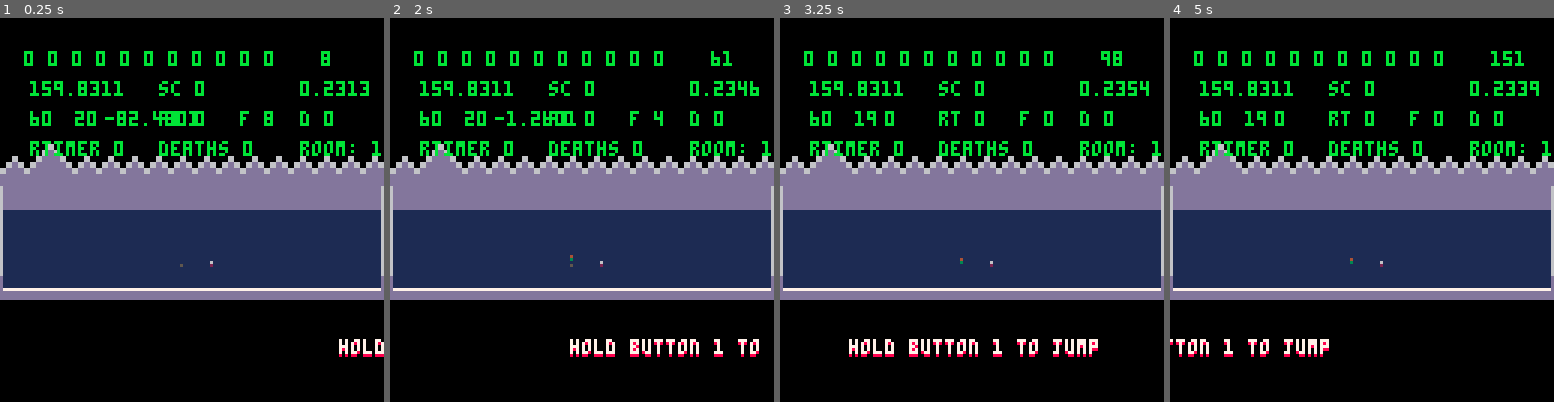
Above: before the commit, frames 1-4 (left to right).
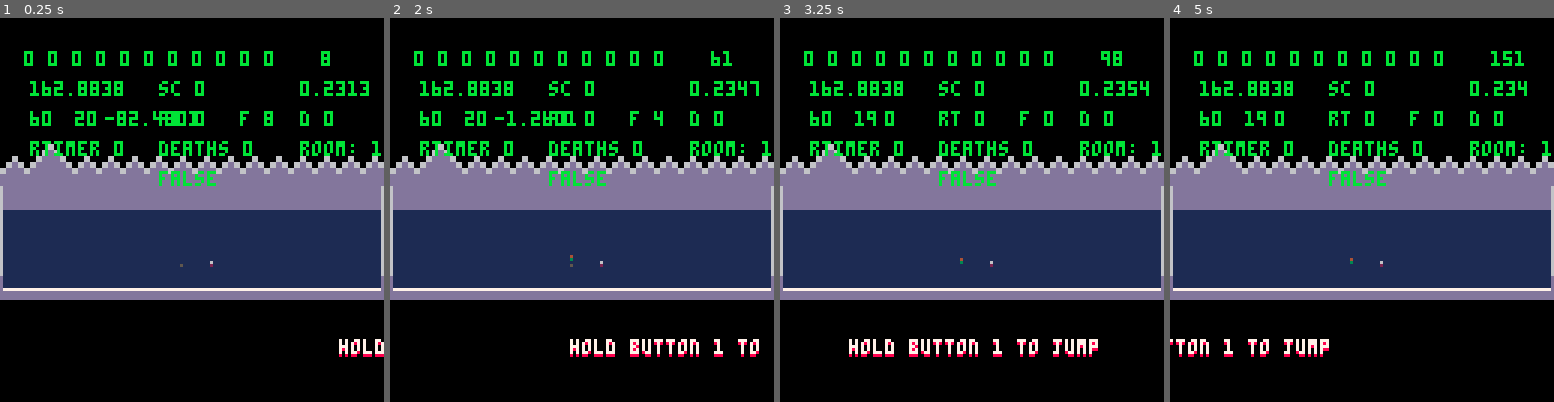
Above: after the commit, the same moments.

Repository: arnodick/tiny_parkour
Game: PICO-8 cartridge tinyp.p8
The game is run twice, just before and just after one commit, with the same random seed, the same clock (stepped at 60 frames per second) and the same inputs.
Inputs:
- Up to frame 1 (0.25 s): no input
- Up to frame 2 (2 s): tap X (X key) at 0.33, 1.07, 1.85 s; tap O (Z key) at 0.7, 1.7 s
- Up to frame 3 (3.25 s): tap O (Z key) at 2.1, 2.5, 2.9 s; hold Up 2.15-2.42 s; tap X (X key) at 2.97 s
- Up to frame 4 (5 s): tap O (Z key) every 0.4 s from 3.3 to 4.9 s; hold Down 3.63-3.97 s; tap X (X key) at 4.08 s; hold Up from 4.73 s (still down)

The runs differ from the first frame. In frame 1, 0.4% of the frame differs, in the area x 10-57%, y 16-44%; in frame 2, 0.5%; in frame 3, 0.4%; in frame 4, 0.5%, in the area x 10-97%, y 16-44%.

Commit message:
SO CLOSE

Diff:
--- a/tinyp.p8
+++ b/tinyp.p8
@@ -659,6 +659,13 @@
 	end
 end
 
+function winner()
+	for a=0,10 do
+		if dget(a)==0 then return false end
+	end
+	return true
+end
+
 function changeroom(ro)
 		rtimer=0
 		room=ro
@@ -759,10 +766,13 @@
 		for k,v in pairs(player) do player[k]=nil end
 	end
 	if parts[1]==nil and player[1]==nil then
+		b.r-=1
+		if b.r<=0 then
 		room=3
 		makeroom(127,31,0,0,0,0x2000,0x0000,4096,0,0)--menu
 		changeroom(room)
 		for b=0,127 do for a=0,31 do mset(b,a,0) end end
+		end
 	end
 end
 
@@ -811,9 +821,11 @@
 
 function drawactor(a)
 --	if player[1]!=nil then
+if a.vis!=false then
  pset(a.x,a.y-mget(a.x,a.y),5)
  pset(a.x,a.y+a.z,a.c2)
  pset(a.x,a.y-1+a.z,a.c1)
+end
 -- end
 end
 
@@ -961,7 +973,8 @@
 
 function _init()
 	cartdata("ap_tinyp")
---	for a=0,10 do dset(a,0) end
+	win=winner()
+	for a=0,10 do dset(a,0) end
 	rooms={}
 	room=1
 	makeroom(127,31,6,12,1,0x2000,0x0000,4096,60,20)--intro
@@ -1067,6 +1080,7 @@
 		print("rt "..route,r.w/2-10,cam+r.h-30+doff,11)
 		print("rtimer "..rtimer,10,cam+r.h-20+doff,11)
 		print("deaths "..deaths,53,cam+r.h-20+doff,11)
+		print(win,53,cam+r.h-10+doff,11)
 --		print("timescore "..timescore,53,cam+r.h-10+doff,11)
 		print("d "..dget(63),100,cam+r.h-30+doff,11)
 --		print(#items,10,-10,11)
